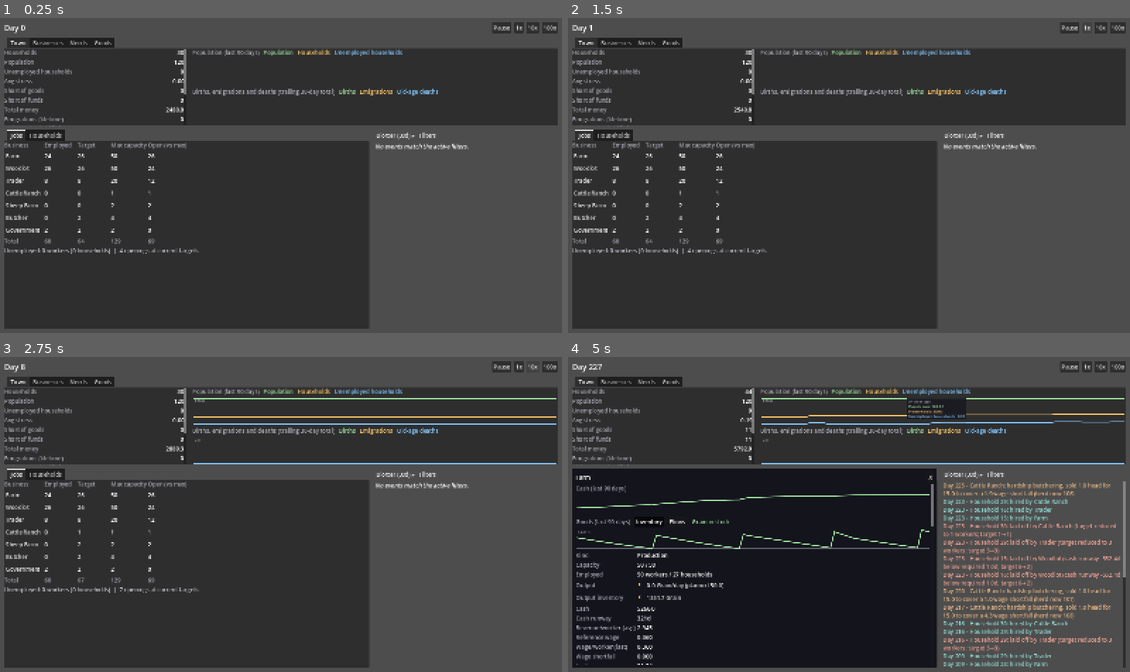
Above: before the commit, frames 1-4 (two rows, left to right).
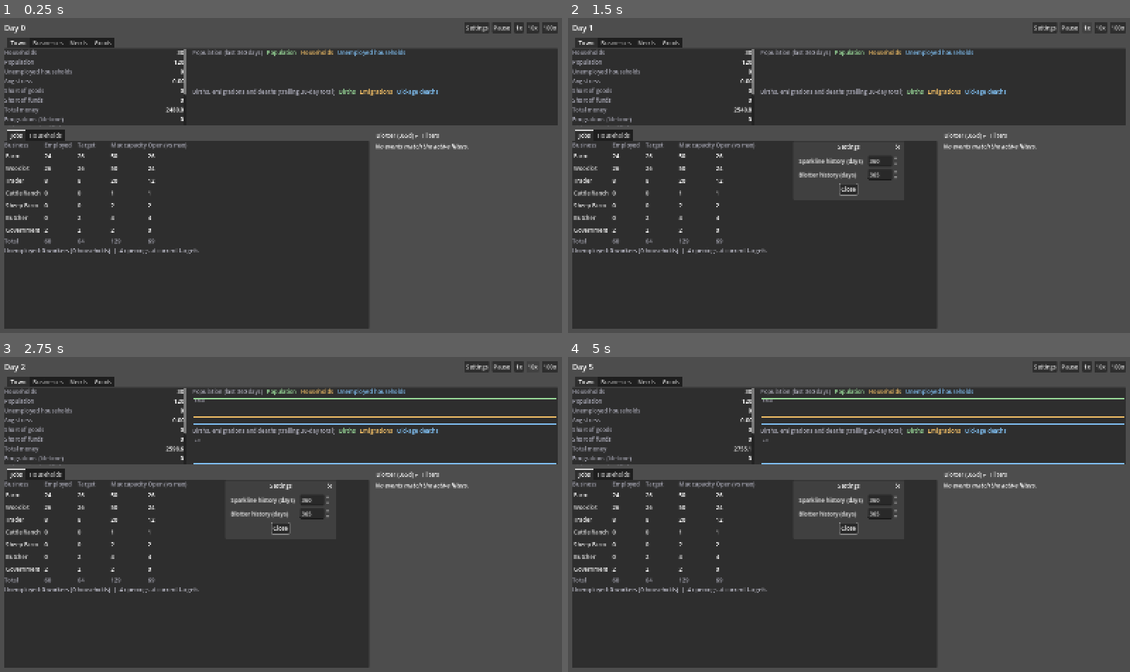
Above: after the commit, the same moments.

Repository: forsman5/sitka
Game: Godot game, scene res://scenes/sim/he_dashboard.tscn
The game is run twice, just before and just after one commit, with the same random seed, the same clock (stepped at 60 frames per second) and the same inputs. This scene is started directly instead of the project's main scene.
Inputs (mouse positions are in pixels of both pictures, inside the frame that each line leads up to):
- Up to frame 1 (0.25 s): no input
- Up to frame 2 (1.5 s): click (1045, 27) at 0.5 s, where only the run after the commit has a clickable "Settings"; click "1x" at 1.25 s
- Up to frame 3 (2.75 s): click "10x" at 2 s
- Up to frame 4 (5 s): click "100x" at 2.75 s; click "Farm" at 3.5 s; drag from (944, 410) to (905, 445) at 4.27 s

The runs differ from the first frame. In frame 1, 0.5% of the frame differs, in the area x 42-87%, y 1-39%; in frame 2, 1.0%; in frame 3, 1.0%; in frame 4, 46%, in the area x 0-100%, y 1-99%.

Commit message:
Add Settings menu for sparkline (360d) and blotter (365d) history length
Co-Authored-By: Claude Sonnet 5.5 <noreply@anthropic.com>

Diff:
--- a/scripts/global/game_state.gd
+++ b/scripts/global/game_state.gd
@@ -3,6 +3,16 @@
 signal gold_changed(amount: int)
 signal wood_changed(amount: int)
 signal food_changed(amount: int)
+signal settings_changed
+
+const SETTINGS_PATH := "user://settings.cfg"
+const MAX_SPARKLINE_DAYS := 700
+const MAX_BLOTTER_DAYS := 730
+
+## Days of history every sparkline/chart shows (the sim retains up to 730).
+var sparkline_days: int = 360
+## Days of events the household-economy blotter shows.
+var blotter_days: int = 365
 
 @export var gather_speed: float = 1.3
 @export var game_speed: float = 1.0
@@ -24,6 +34,7 @@
 var _economy_relay: IslandEconomy = null
 
 func _ready() -> void:
+	_load_settings()
 	IslandsManager.active_island_changed.connect(_relay_economy)
 
 func _relay_economy(island: Node) -> void:
@@ -71,3 +82,19 @@
 	time_of_day = 0.25
 	current_save_name = ""
 	day_count = 1
+
+func set_history_settings(new_sparkline_days: int, new_blotter_days: int) -> void:
+	sparkline_days = clampi(new_sparkline_days, 1, MAX_SPARKLINE_DAYS)
+	blotter_days = clampi(new_blotter_days, 1, MAX_BLOTTER_DAYS)
+	var cfg := ConfigFile.new()
+	cfg.set_value("history", "sparkline_days", sparkline_days)
+	cfg.set_value("history", "blotter_days", blotter_days)
+	cfg.save(SETTINGS_PATH)
+	settings_changed.emit()
+
+func _load_settings() -> void:
+	var cfg := ConfigFile.new()
+	if cfg.load(SETTINGS_PATH) != OK:
+		return
+	sparkline_days = clampi(int(cfg.get_value("history", "sparkline_days", sparkline_days)), 1, MAX_SPARKLINE_DAYS)
+	blotter_days = clampi(int(cfg.get_value("history", "blotter_days", blotter_days)), 1, MAX_BLOTTER_DAYS)
--- a/scripts/sim/household_economy/he_dashboard.gd
+++ b/scripts/sim/household_economy/he_dashboard.gd
@@ -25,9 +25,8 @@
 const WAGE_TOOLTIP := "A business paying above the reference wage grows (green); one paying below shrinks (red)."
 ## Filters always rescan this complete simulated-time window. The view is
 ## scrollable, so no separate event-count cap can hide an enabled category.
-const BLOTTER_HISTORY_DAYS := 30
 ## Household detail looks back as far as the sim retains events
-## (HESimulation.EVENT_LOG_RETENTION_DAYS); the main blotter stays at 30.
+## (HESimulation.EVENT_LOG_RETENTION_DAYS); the main blotter follows GameState.blotter_days.
 const HOUSEHOLD_EVENT_HISTORY_DAYS := 360
 const BUSINESS_STATUS_COLUMN_WIDTH := 430.0
 const TRADER_TRANSACTION_HISTORY_DAYS := 30
@@ -70,7 +69,6 @@
 	["Export revenue (lifetime)", "export_revenue_total", "%.1f"],
 	["Import cost (lifetime)", "import_cost_total", "%.1f"],
 ]
-const TOWN_CHART_DAYS := 90
 ## Births, emigrations and deaths are evaluated monthly, so the daily record is
 ## mostly zeros with a spike every 30 days; the flow chart plots a trailing
 ## sum over this many days instead so the lines are readable.
@@ -109,6 +107,9 @@
 var _day_label: Label
 var _town_stat_labels: Dictionary = {} # city-summary key -> Label
 var _town_population_chart: HESparkline
+var _town_population_title: Label
+var _cash_history_label: Label
+var _goods_title_label: Label
 var _town_flow_chart: HESparkline
 var _market_grid: GridContainer
 var _market_labels: Dictionary = {} # commodity_name -> {"price","offered","funded","traded"}
@@ -197,8 +198,10 @@
 	for filter in BLOTTER_FILTERS:
 		_blotter_filter_enabled[filter["type"]] = true
 	_configure_tooltip_theme()
+	GameState.settings_changed.connect(_on_history_settings_changed)
 	_load_scenario()
 	_build_ui()
+	_update_history_titles()
 	_refresh()
 
 func _configure_tooltip_theme() -> void:
@@ -287,6 +290,7 @@
 	spacer.size_flags_horizontal = Control.SIZE_EXPAND_FILL
 	top_bar.add_child(spacer)
 
+	top_bar.add_child(_make_settings_button())
 	top_bar.add_child(_make_speed_button("Pause", 0.0))
 	top_bar.add_child(_make_speed_button("1x", 1.0))
 	top_bar.add_child(_make_speed_button("10x", 10.0))
@@ -425,7 +429,7 @@
 	_business_detail_overview_scroll.add_child(detail_content)
 
 	var cash_history_label := Label.new()
-	cash_history_label.text = "Cash (last %d days)" % HEBusiness.BALANCE_HISTORY_WINDOW_DAYS
+	_cash_history_label = cash_history_label
 	cash_history_label.add_theme_color_override("font_color", Color(0.65, 0.65, 0.7))
 	detail_content.add_child(cash_history_label)
 
@@ -709,7 +713,8 @@
 	charts.size_flags_horizontal = Control.SIZE_EXPAND_FILL
 	charts.size_flags_stretch_ratio = 2.0
 	row.add_child(charts)
-	_town_population_chart = _add_town_chart(charts, "Population (last %d days)" % TOWN_CHART_DAYS, TOWN_POPULATION_SERIES)
+	_town_population_chart = _add_town_chart(charts, "", TOWN_POPULATION_SERIES)
+	_town_population_title = _town_population_chart.get_meta("title_label")
 	_town_flow_chart = _add_town_chart(charts, "Births, emigrations and deaths (trailing %d-day total)" % TOWN_FLOW_WINDOW_DAYS, TOWN_FLOW_SERIES)
 
 ## A title row with a color-keyed legend above a hoverable chart.
@@ -727,6 +732,7 @@
 		legend.add_theme_color_override("font_color", HESparkline.color_for_series(i))
 		header.add_child(legend)
 	var chart := HESparkline.new()
+	chart.set_meta("title_label", title)
 	chart.custom_minimum_size = Vector2(0, 60)
 	chart.size_flags_vertical = Control.SIZE_EXPAND_FILL
 	chart.show_max_label = true
@@ -738,8 +744,8 @@
 	for stat in TOWN_STATS:
 		(_town_stat_labels[stat[1]] as Label).text = stat[2] % city[stat[1]]
 	# Extra leading days so the trailing flow sums are full from the first point.
-	var history := _simulation.get_daily_history(TOWN_CHART_DAYS + TOWN_FLOW_WINDOW_DAYS - 1)
-	var shown_from := maxi(0, history.size() - TOWN_CHART_DAYS)
+	var history := _simulation.get_daily_history(GameState.sparkline_days + TOWN_FLOW_WINDOW_DAYS - 1)
+	var shown_from := maxi(0, history.size() - GameState.sparkline_days)
 	var population_series: Array = []
 	for i in TOWN_POPULATION_SERIES.size():
 		var values: Array[float] = []
@@ -758,6 +764,61 @@
 		flow_series.append({"name": TOWN_FLOW_SERIES[i][0], "values": values, "color": HESparkline.color_for_series(i)})
 	_town_flow_chart.set_series(flow_series)
 
+## Settings button left of Pause: one popup holding the history-length settings.
+func _make_settings_button() -> Button:
+	var btn := Button.new()
+	btn.text = "Settings"
+	btn.pressed.connect(_open_settings_dialog)
+	return btn
+
+func _open_settings_dialog() -> void:
+	var dialog := AcceptDialog.new()
+	dialog.title = "Settings"
+	dialog.ok_button_text = "Close"
+	var grid := GridContainer.new()
+	grid.columns = 2
+	grid.add_theme_constant_override("h_separation", 16)
+	grid.add_theme_constant_override("v_separation", 8)
+	dialog.add_child(grid)
+	var sparkline_box := _add_days_setting(grid, "Sparkline history (days)", GameState.sparkline_days, GameState.MAX_SPARKLINE_DAYS)
+	var blotter_box := _add_days_setting(grid, "Blotter history (days)", GameState.blotter_days, GameState.MAX_BLOTTER_DAYS)
+	var apply := func(_value: float) -> void:
+		GameState.set_history_settings(int(sparkline_box.value), int(blotter_box.value))
+	sparkline_box.value_changed.connect(apply)
+	blotter_box.value_changed.connect(apply)
+	dialog.confirmed.connect(dialog.queue_free)
+	dialog.canceled.connect(dialog.queue_free)
+	add_child(dialog)
+	dialog.popup_centered()
+
+func _add_days_setting(grid: GridContainer, label_text: String, value: int, max_value: int) -> SpinBox:
+	var label := Label.new()
+	label.text = label_text
+	grid.add_child(label)
+	var box := SpinBox.new()
+	box.min_value = 1
+	box.max_value = max_value
+	box.value = value
+	grid.add_child(box)
+	return box
+
+## The last GameState.sparkline_days entries of a retained history.
+func _tail(values: Array) -> Array:
+	var keep := GameState.sparkline_days
+	return values.slice(values.size() - keep) if values.size() > keep else values
+
+func _on_history_settings_changed() -> void:
+	_update_history_titles()
+	_set_blotter_minimized(_blotter_minimized)
+	_refresh()
+	_refresh_blotter()
+
+func _update_history_titles() -> void:
+	var days := GameState.sparkline_days
+	_town_population_title.text = "Population (last %d days)" % days
+	_cash_history_label.text = "Cash (last %d days)" % days
+	_goods_title_label.text = "Goods (last %d days)" % days
+
 func _make_speed_button(label: String, speed: float) -> Button:
 	var btn := Button.new()
 	btn.text = label
@@ -791,7 +852,7 @@
 		_blotter_column.custom_minimum_size = Vector2(32, 0)
 		_blotter_column.size_flags_horizontal = Control.SIZE_SHRINK_END
 	else:
-		_blotter_toggle_button.text = "Blotter (%dd) ▸" % BLOTTER_HISTORY_DAYS
+		_blotter_toggle_button.text = "Blotter (%dd) ▸" % GameState.blotter_days
 		_blotter_toggle_button.tooltip_text = "Minimize the blotter"
 		_blotter_column.custom_minimum_size = Vector2(0, 0)
 		_blotter_column.size_flags_horizontal = Control.SIZE_EXPAND_FILL
@@ -1061,7 +1122,7 @@
 func _refresh_need_detail() -> void:
 	if _selected_need_id == -1:
 		return
-	var detail := _simulation.get_need_detail(_selected_need_id, HEMarket.SUPPLY_DEMAND_HISTORY_WINDOW_DAYS)
+	var detail := _simulation.get_need_detail(_selected_need_id, GameState.sparkline_days)
 	_need_detail_title.text = "%s need" % detail["label"]
 	for child in _need_detail_content.get_children():
 		_need_detail_content.remove_child(child)
@@ -1088,7 +1149,7 @@
 	header.add_theme_constant_override("separation", 12)
 	_need_detail_content.add_child(header)
 	var title := Label.new()
-	title.text = "Demand met and unmet (last %d days)" % HEMarket.SUPPLY_DEMAND_HISTORY_WINDOW_DAYS
+	title.text = "Demand met and unmet (last %d days)" % GameState.sparkline_days
 	title.add_theme_color_override("font_color", Color(0.65, 0.65, 0.7))
 	header.add_child(title)
 	var index := 0
@@ -1187,7 +1248,7 @@
 	header.add_theme_constant_override("separation", 12)
 	_market_detail_content.add_child(header)
 	var title := Label.new()
-	title.text = "Supply and demand (last %d days)" % HEMarket.SUPPLY_DEMAND_HISTORY_WINDOW_DAYS
+	title.text = "Supply and demand (last %d days)" % GameState.sparkline_days
 	title.add_theme_color_override("font_color", Color(0.65, 0.65, 0.7))
 	header.add_child(title)
 	var requested_name := "Requested (incl. export capacity)" if _market_chart_export_appetite else "Requested"
@@ -1201,8 +1262,8 @@
 	chart.custom_minimum_size = Vector2(0, 60)
 	chart.show_max_label = true
 	chart.set_series([
-		{"name": "Supplied", "values": report["supplied_history"], "color": supplied_color},
-		{"name": "Requested", "values": requested_history, "color": requested_color},
+		{"name": "Supplied", "values": _tail(report["supplied_history"]), "color": supplied_color},
+		{"name": "Requested", "values": _tail(requested_history), "color": requested_color},
 	])
 	_market_detail_content.add_child(chart)
 
@@ -1313,7 +1374,7 @@
 	if not _trader_settings_button.visible:
 		_trader_settings_open = false
 	_update_trader_detail_page()
-	_business_detail_sparkline.set_data(report["balance_history"])
+	_business_detail_sparkline.set_data(_tail(report["balance_history"]))
 	_refresh_business_flow_chart(report)
 
 	for child in _business_detail_grid.get_children():
@@ -1408,7 +1469,7 @@
 	header.add_theme_constant_override("separation", 12)
 	section.add_child(header)
 	var title_label := Label.new()
-	title_label.text = "Goods (last %d days)" % HEBusiness.BALANCE_HISTORY_WINDOW_DAYS
+	_goods_title_label = title_label
 	title_label.add_theme_color_override("font_color", Color(0.65, 0.65, 0.7))
 	header.add_child(title_label)
 	var tab_group := ButtonGroup.new()
@@ -1451,8 +1512,8 @@
 			for detail_def in view.get("details", []):
 				for detail_entry in flow_history.get(detail_def[0], []):
 					if detail_entry["commodity"] == entry["commodity"]:
-						details.append({"name": detail_def[1], "values": detail_entry["values"]})
-			all_series.append({"name": series_name, "values": entry["values"], "color": HESparkline.color_for_series(all_series.size()), "dashed": series_def[2], "details": details})
+						details.append({"name": detail_def[1], "values": _tail(detail_entry["values"])})
+			all_series.append({"name": series_name, "values": _tail(entry["values"]), "color": HESparkline.color_for_series(all_series.size()), "dashed": series_def[2], "details": details})
 			_flow_series_names.append(series_name)
 
 	var hidden := _effective_hidden_flow_series()
@@ -2147,7 +2208,7 @@
 ## Newest event first, since that's what a player checking in on the city
 ## cares about seeing without scrolling.
 func _refresh_blotter() -> void:
-	var events := _simulation.get_event_log_days(BLOTTER_HISTORY_DAYS)
+	var events := _simulation.get_event_log_days(GameState.blotter_days)
 	var lines: Array[String] = []
 	for i in range(events.size() - 1, -1, -1):
 		if not _blotter_filter_enabled.get(events[i]["type"], true):
--- a/scripts/sim/household_economy/he_simulation.gd
+++ b/scripts/sim/household_economy/he_simulation.gd
@@ -439,13 +439,13 @@
 ## than being carried forward at the same fraction forever.
 const SELL_PACE_HEADROOM := 1.15
 
-const HISTORY_MAX_DAYS := 360
+const HISTORY_MAX_DAYS := 730
 ## Per-ranch history kept on HEBusiness.herd_events (see its doc comment).
 const HERD_EVENT_HISTORY_MAX := 60
 ## Event retention is day-based so a burst of hiring/firing cannot evict
 ## quieter notification types from the same recent-time window. The
 ## dashboard queries a smaller slice through get_event_log_days().
-const EVENT_LOG_RETENTION_DAYS := 360
+const EVENT_LOG_RETENTION_DAYS := 730
 ## Employment changes are sparse for a stable business. Keep the latest
 ## events of EACH type regardless of age, so filtering to firings or hires
 ## still shows the last change after a long quiet period.
--- a/scripts/sim/household_economy/records/he_business.gd
+++ b/scripts/sim/household_economy/records/he_business.gd
@@ -82,7 +82,7 @@
 ## cash-trend sparkline (see he_simulation.gd's get_business_reports()),
 ## which reads better over a longer stretch than the weekly self-tuning
 ## signal needs.
-const BALANCE_HISTORY_WINDOW_DAYS := 90
+const BALANCE_HISTORY_WINDOW_DAYS := 730
 
 ## Goods flows tracked for the detail panel's charts. PRODUCED/CONSUMED are
 ## what the production step actually made and used up; SOLD/BOUGHT are what
--- a/scripts/sim/household_economy/records/he_market.gd
+++ b/scripts/sim/household_economy/records/he_market.gd
@@ -39,7 +39,7 @@
 ## "demanded" is total_requested_funded (the affordable request) from
 ## last_clearing; a day with no clearing records 0 for both so the chart's
 ## x-axis stays one point per day.
-const SUPPLY_DEMAND_HISTORY_WINDOW_DAYS := 90
+const SUPPLY_DEMAND_HISTORY_WINDOW_DAYS := 730
 var _supplied_history: Dictionary[Commodity.Type, Array] = {}
 var _demanded_history: Dictionary[Commodity.Type, Array] = {}
 
